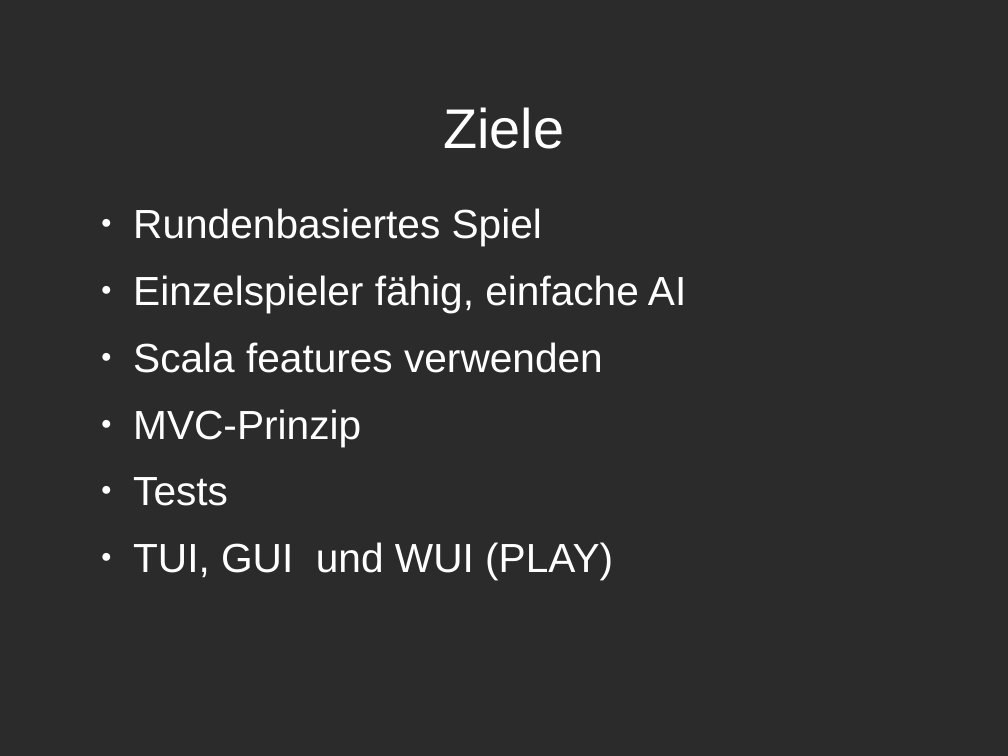
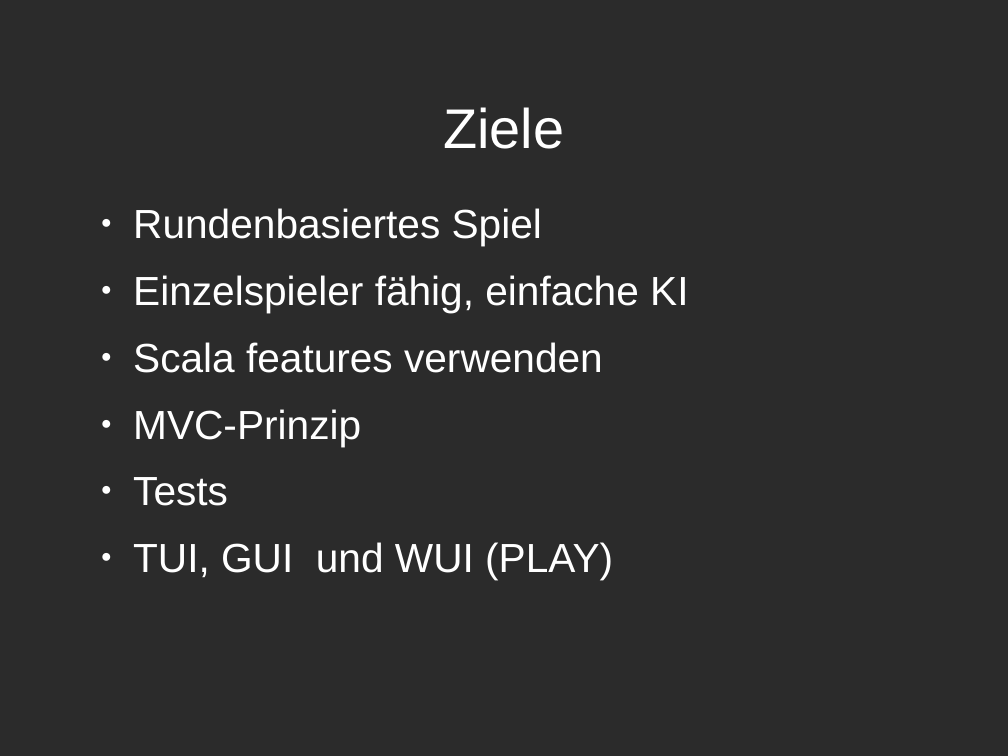
Before and after one commit to Jaykhum/dicewar, a slide deck: slide 4 of doc/Dicewars.odp. Drawn at 1008x756 pixels with LibreOffice and Linux fonts; fonts in the diff are those of the drawing; background and template pictures are left out; a plain dark background stands for a picture behind light text. Boxes give left, top, right and bottom in pixels: in the first picture for what was removed or moved away, otherwise in the second. Text is boxed around its words. In the diff, an @@ line names an element or a change of style, - is before the commit and + after.

```diff
--- a/doc/Dicewars.odp
+++ b/doc/Dicewars.odp
@@ text at <box>133,275,688,313</box>: text changed @@
-● Einzelspieler fähig, einfache AI
+● Einzelspieler fähig, einfache KI
```
Also in this commit, not shown: 11 other slides changed, 4 slides added, 12 other files.
